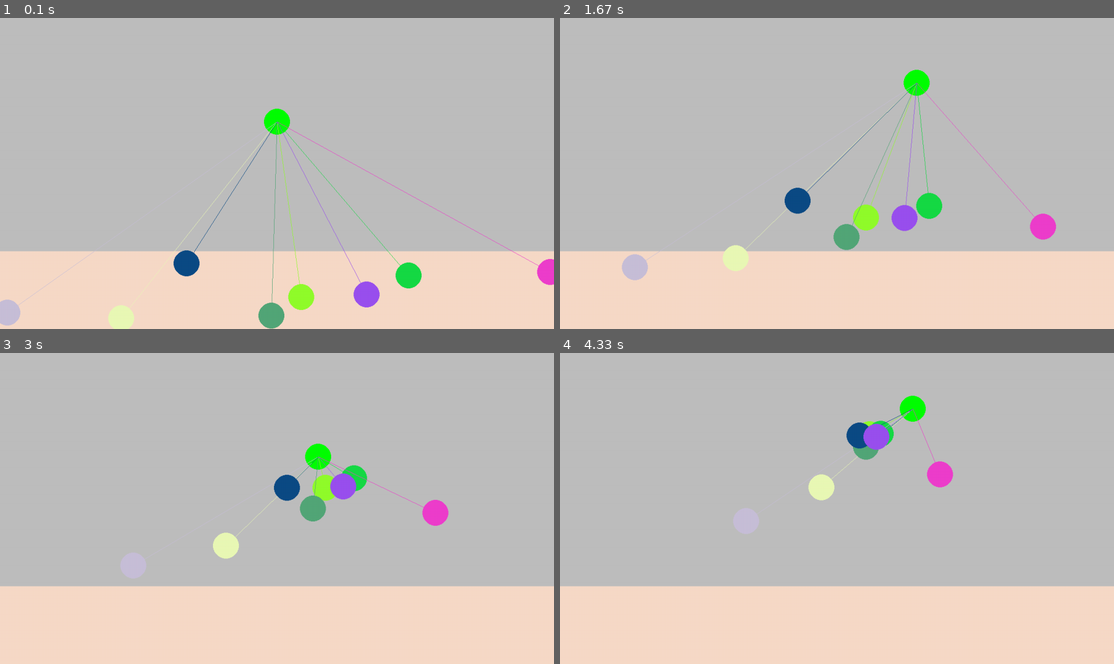
Above: before the commit, frames 1-4 (two rows, left to right).
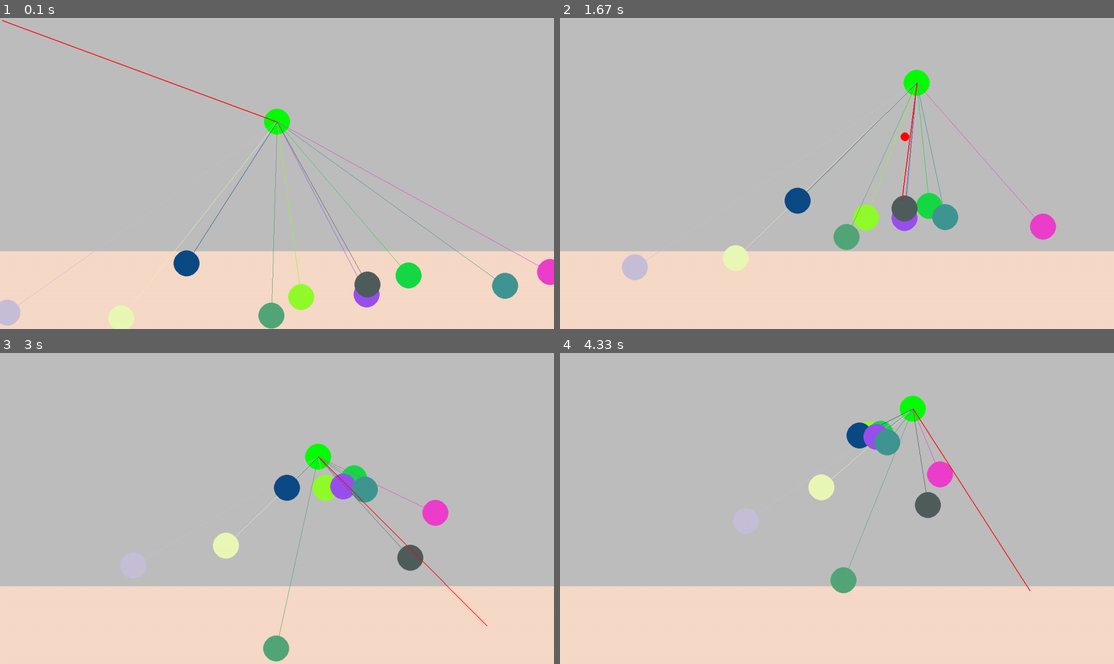
Above: after the commit, the same moments.

Repository: chaincpl-2542/AiPygame
Game: pygame game, started from myPyGame.py
Same seed, same stepped clock (60 frames per second), same inputs: the game is played once before the commit and once after it.
Inputs (mouse positions are in pixels of both pictures, inside the frame that each line leads up to):
- Up to frame 1 (0.1 s): no input
- Up to frame 2 (1.67 s): press the mouse at (1014, 164) at 0.37 s; move the mouse to (925, 179) at 0.47 s; release the mouse at (837, 195) at 0.6 s; hold D 0.67-1.13 s; click (704, 176) at 0.75 s; hold W 1.17-1.47 s; click (665, 245) at 1.25 s; hold D from 1.5 s (still down); click (903, 201) at 1.58 s
- Up to frame 3 (3 s): release D at 1.97 s; hold A 2-2.53 s; click (144, 446) at 2.08 s; hold S 2.57-2.87 s; click (282, 539) at 2.65 s; hold A from 2.9 s (still down); click (487, 626) at 2.98 s
- Up to frame 4 (4.33 s): release A at 3.3 s; hold W 3.33-3.7 s; click (748, 405) at 3.42 s; hold D from 3.73 s (still down); click (1030, 589) at 3.82 s

The runs differ from the first frame. In frame 1, 1.0% of the frame differs, in the area x 0-94%, y 0-91%; in frame 2, 0.8%; in frame 3, 1.5%, in the area x 47-88%, y 33-100%; in frame 4, 1.3%.

Commit message:
[Update] bullet

Diff:
--- a/bullet.py
+++ b/bullet.py
@@ -1,19 +1,40 @@
 import pygame
-import random
+import math
+import enemy
 
 class Bullet:
-    def __init__(self,screen,player_position):
+    def __init__(self,screen,pos,direction):
         self.screen = screen
-        self.bullet_size = 30
-        self.bullet_position = player_position
-        self.speed = 10
+        self.bullet_size = 10
+        self.bullet_position = pygame.Vector2(0,0)
+        self.speed = 1500
 
-    def CreateEnemy(self):
-        pygame.draw.circle(self.screen,"red",self.bullet_position,self.bullet_size)
+        self.pos = list(pos)
+        self.direction = self.normalize(direction)
+        self.isHitEnemy = False
 
-    def MoveToPlayer(self,player_position,player_size):
-        distance = player_position.distance_to(self.bullet_position) - (player_size + self.bullet_size)
+    def normalize(self, direction):
+        magnitude = math.hypot(direction[0], direction[1])
+        if magnitude == 0:
+            return [0, 0]
+        return [direction[0] / magnitude, direction[1] / magnitude]
 
-        if(distance >= 0):
-            direction = (player_position - self.bullet_position).normalize()
-            self.bullet_position += direction * self.speed
+    def Update(self,dt):
+        self.bullet_position = pygame.math.Vector2(self.pos[0],self.pos[1])
+        self.pos[0] += self.direction[0] * self.speed * dt
+        self.pos[1] += self.direction[1] * self.speed * dt
+
+    def is_off_screen(self):
+        return self.pos[0] < 0 or self.pos[0] > self.screen.get_width() or self.pos[1] < 0 or self.pos[1] > self.screen.get_height()
+
+    def HitEnemy(self):
+         self.isHitEnemy = True
+
+    def draw(self,screen):
+        pygame.draw.circle(screen,"red",(int(self.pos[0]), int(self.pos[1])),self.bullet_size)
+
+    def FindEnemies(self,enemy_position,enemy_size,targetEnemy):
+        distance = self.bullet_position.distance_to(enemy_position) - (enemy_size + self.bullet_size)
+        if(distance <= 0):
+            self.HitEnemy()
+            targetEnemy.GetHit()
--- a/enemy.py
+++ b/enemy.py
@@ -10,6 +10,8 @@
         self.enemy_pos = pygame.Vector2(random.uniform(0,self.screen.get_width()),random.uniform(((self.screen.get_height() / 4) * 3), self.screen.get_height()))
         self.speed = 2
         self.color = (random.uniform(0,255),random.uniform(0,255),random.uniform(0,255))
+        self.enemyHP = 1
+        self.isDead = False
 
     def CreateEnemy(self):
         pygame.draw.circle(self.screen,self.color,self.enemy_pos,self.enemy_size)
@@ -23,3 +25,14 @@
         if(distance >= 0):
             direction = (player_position - self.enemy_pos).normalize()
             self.enemy_pos += direction * self.speed
+
+    def Update(self):
+        if(self.enemyHP <= 0):
+            self.Respawn()
+
+    def GetHit(self):
+        self.enemyHP -= 1
+
+    def Respawn(self):
+        self.enemy_pos = pygame.Vector2(random.uniform(0,self.screen.get_width()),random.uniform(((self.screen.get_height() / 4) * 3), self.screen.get_height()))
+        self.enemyHP = 1
--- a/myPyGame.py
+++ b/myPyGame.py
@@ -1,6 +1,7 @@
 import pygame
 from enemy import Enemy
 from player import Player
+from bullet import Bullet
 
 pygame.init()
 
@@ -10,16 +11,22 @@
 running = True
 dt = 0
 dist = 0
-maxEnemy = 8
+maxEnemy = 10
 enemies = [Enemy(screen) for i in range(maxEnemy)]
 myPlayer = Player(screen)
+bullets = []
+bulletCD = 0
+MaxCD = 15
+mouse_pos = pygame.mouse.get_pos()
 
 def Spawn_enemies():
+
     for enemy in enemies:
-        enemy.CreateEnemy()
-        enemy.FindPlayer(myPlayer.player_pos)
-        enemy.MoveToPlayer(myPlayer.player_pos,myPlayer.player_size)
-
+        if(enemy.isDead == False):
+            enemy.CreateEnemy()
+            enemy.FindPlayer(myPlayer.player_pos)
+            enemy.MoveToPlayer(myPlayer.player_pos,myPlayer.player_size)
+            enemy.Update()
 
 while running:
 
@@ -31,7 +38,35 @@
     pygame.draw.rect(screen, (247, 218, 200), pygame.Rect(0,((screen.get_height() / 4) * 3),screen.get_width(),screen.get_height()))
 
     myPlayer.CreatePlayer()
+
     Spawn_enemies()
+    enemies = [enemy for enemy in enemies if not enemy.isDead]
+
+    mouse_pos = pygame.mouse.get_pos()
+    pygame.draw.line(screen, "red", myPlayer.player_pos, mouse_pos, width=2)
+
+    if(bulletCD >= MaxCD):
+        bulletCD = MaxCD
+
+        if pygame.mouse.get_pressed()[0]:
+
+            direction = [mouse_pos[0] - myPlayer.player_pos[0], mouse_pos[1] - myPlayer.player_pos[1]]
+            bullets.append(Bullet(screen,myPlayer.player_pos,direction))
+
+        bulletCD = 0
+    else:
+        bulletCD += 1
+
+    bullets = [bullet for bullet in bullets if not bullet.is_off_screen()]
+    bullets = [bullet for bullet in bullets if not bullet.isHitEnemy]
+
+    for bullet in bullets:
+        if(bullet.isHitEnemy == False):
+            bullet.Update(dt)
+            bullet.draw(screen)
+
+            for enemy in enemies:
+                bullet.FindEnemies(enemy.enemy_pos,enemy.enemy_size,enemy)
 
     keys = pygame.key.get_pressed()
     myPlayer.PlayerMovement(keys,dt)
--- a/player.py
+++ b/player.py
@@ -25,4 +25,14 @@
         if move_direction.length() > 0:
             move_direction = move_direction.normalize()
 
+        if(self.player_pos.x <= self.player_size):
+            self.player_pos.x = self.player_size
+        elif(self.player_pos.x >= self.screen.get_width() - self.player_size):
+            self.player_pos.x = self.screen.get_width() - self.player_size
+
+        if(self.player_pos.y >= self.screen.get_height()- self.player_size):
+            self.player_pos.y = self.screen.get_height() - self.player_size
+        elif(self.player_pos.y <= self.player_size):
+            self.player_pos.y = self.player_size
+
         self.player_pos += move_direction * 300 * dt
